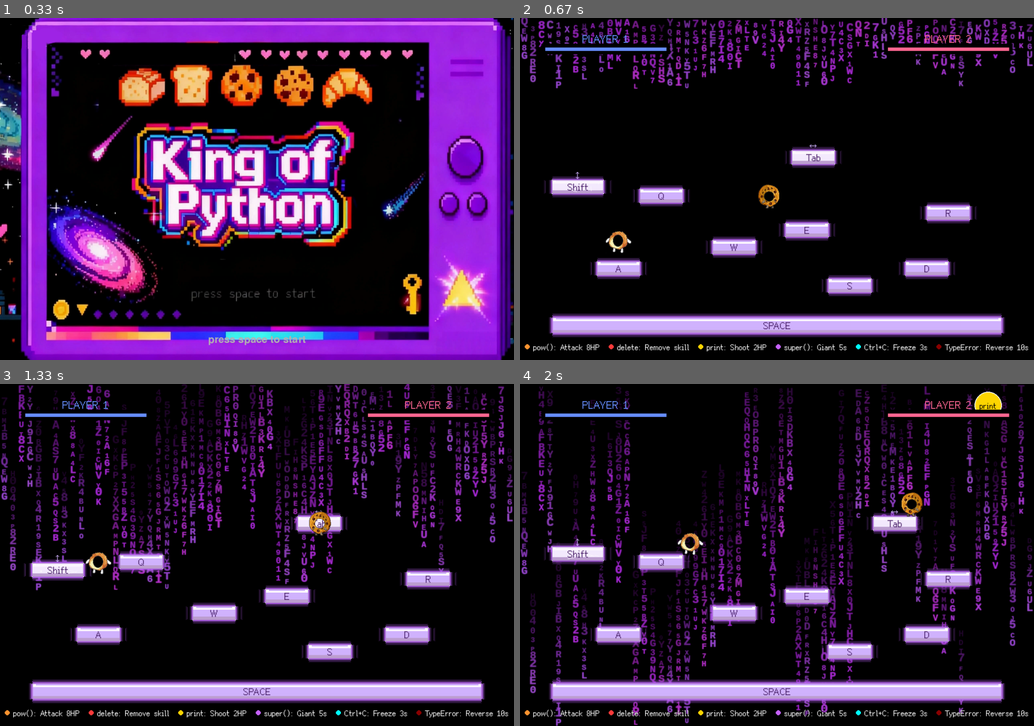
Above: before the commit, frames 1-4 (two rows, left to right).
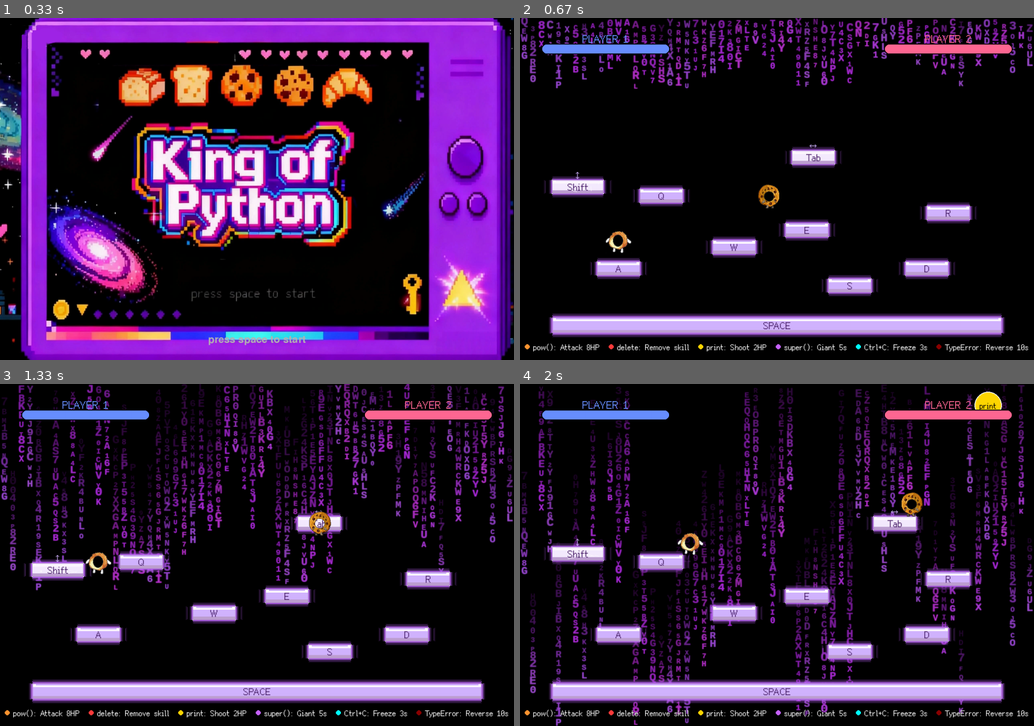
Above: after the commit, the same moments.

Repository: xueyu-coco/King-of-Python
Game: pygame game, started from main.py
Same seed, same stepped clock (60 frames per second), same inputs: the game is played once before the commit and once after it.
Inputs:
- Up to frame 1 (0.33 s): no input
- Up to frame 2 (0.67 s): tap S at 0.33 s
- Up to frame 3 (1.33 s): hold Right 0.67-1.13 s; hold Up from 1.17 s (still down); hold W from 1.17 s (still down)
- Up to frame 4 (2 s): release Up at 1.47 s; release W at 1.47 s; hold Right 1.5-1.97 s; hold D 1.5-1.97 s

Frame 1 is identical in both runs. In frame 2, 1.0% of the frame differs, in the area x 4-96%, y 7-11%; in frame 3, 1.0%; in frame 4, 1.0%.

Commit message:
ui: restore rounded HP bars (revert pixelation)

Diff:
--- a/main.py
+++ b/main.py
@@ -84,40 +84,17 @@
     hp_bar_height = 25
     hp_bar_y = 60
 
-    # 玩家1血条（像素化圆角）
+    # 玩家1血条
     p1_x = 50
+    # 圆角半径：使用高度的一半以获得胶囊形（pill）外观
+    radius = max(2, hp_bar_height // 2)
+    pygame.draw.rect(screen, GRAY, (p1_x, hp_bar_y, hp_bar_width, hp_bar_height), border_radius=radius)
     hp1_width = int((player1.hp / player1.max_hp) * hp_bar_width)
     # 使用指定颜色 (104, 143, 255) 显示玩家1 血条与名称（与玩家2互换）
     p1_color = (104, 143, 255)
-
-    # 像素化设置：更大的像素块以实现更“像素风”的外观
-    PX = 8
-    sw = max(3, hp_bar_width // PX)
-    sh = max(2, hp_bar_height // PX)
-    small = pygame.Surface((sw, sh), pygame.SRCALPHA)
-
-    # 小画布上圆角半径（控制小尺寸上圆角的像素化程度）
-    small_radius = max(1, sh // 2)
-
-    # 背景（灰色）圆角矩形
-    pygame.draw.rect(small, GRAY, (0, 0, sw, sh), border_radius=small_radius)
-
-    # 血量填充（左对齐）在小画布上
-    hp1_small_w = 0
-    if hp_bar_width > 0:
-        hp1_small_w = max(1, int((hp1_width / hp_bar_width) * sw))
-    if hp1_small_w > 0:
-        pygame.draw.rect(small, p1_color, (0, 0, hp1_small_w, sh))
-
-    # 边框（1px）在小画布上绘制以保持像素化边缘
-    outline = pygame.Surface((sw, sh), pygame.SRCALPHA)
-    pygame.draw.rect(outline, BLACK, (0, 0, sw, sh), 1, border_radius=small_radius)
-
-    # 最近邻放大回目标尺寸以获得像素效果
-    scaled = pygame.transform.scale(small, (hp_bar_width, hp_bar_height))
-    scaled_outline = pygame.transform.scale(outline, (hp_bar_width, hp_bar_height))
-    screen.blit(scaled, (p1_x, hp_bar_y))
-    screen.blit(scaled_outline, (p1_x, hp_bar_y))
+    if hp1_width > 0:
+        pygame.draw.rect(screen, p1_color, (p1_x, hp_bar_y, hp1_width, hp_bar_height), border_radius=radius)
+    pygame.draw.rect(screen, BLACK, (p1_x, hp_bar_y, hp_bar_width, hp_bar_height), 2, border_radius=radius)
 
     name1 = "PLAYER 1"
     p1_text = font_small.render(name1, True, p1_color)
@@ -140,29 +117,15 @@
 
     # 玩家2血条（从右到左填充，扣血时从左边减少，保持右对齐）
     p2_x = WIDTH - 50 - hp_bar_width
-    # 玩家2血条（像素化圆角，右对齐填充）
+    pygame.draw.rect(screen, GRAY, (p2_x, hp_bar_y, hp_bar_width, hp_bar_height), border_radius=radius)
     hp2_width = int((player2.hp / player2.max_hp) * hp_bar_width)
     # 使用指定颜色 (255, 104, 147) 显示玩家2 血条与名称（与玩家1互换）
     p2_color = (255, 104, 147)
-
-    # 像素化小画布（与玩家1相同尺寸）
-    small2 = pygame.Surface((sw, sh), pygame.SRCALPHA)
-    pygame.draw.rect(small2, GRAY, (0, 0, sw, sh), border_radius=small_radius)
-
-    hp2_small_w = 0
-    if hp_bar_width > 0:
-        hp2_small_w = max(1, int((hp2_width / hp_bar_width) * sw))
-    hp2_small_start = max(0, sw - hp2_small_w)
-    if hp2_small_w > 0:
-        pygame.draw.rect(small2, p2_color, (hp2_small_start, 0, hp2_small_w, sh))
-
-    outline2 = pygame.Surface((sw, sh), pygame.SRCALPHA)
-    pygame.draw.rect(outline2, BLACK, (0, 0, sw, sh), 1, border_radius=small_radius)
-
-    scaled2 = pygame.transform.scale(small2, (hp_bar_width, hp_bar_height))
-    scaled_outline2 = pygame.transform.scale(outline2, (hp_bar_width, hp_bar_height))
-    screen.blit(scaled2, (p2_x, hp_bar_y))
-    screen.blit(scaled_outline2, (p2_x, hp_bar_y))
+    # 血条右对齐，扣血时从左边消失
+    hp2_start_x = p2_x + (hp_bar_width - hp2_width)
+    if hp2_width > 0:
+        pygame.draw.rect(screen, p2_color, (hp2_start_x, hp_bar_y, hp2_width, hp_bar_height), border_radius=radius)
+    pygame.draw.rect(screen, BLACK, (p2_x, hp_bar_y, hp_bar_width, hp_bar_height), 2, border_radius=radius)
 
     name2 = "PLAYER 2"
     p2_text = font_small.render(name2, True, p2_color)
